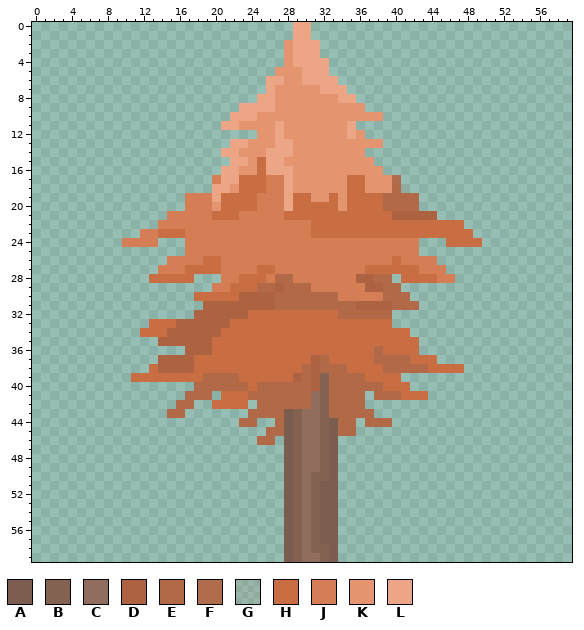
A pixel-art sprite gets an edit: web/resources/images/tree2_large.png. The first picture shows the starting point.
The file is 60x60 pixels. Pixels under 10% opacity are left out. Colours within 5 levels of each other are drawn and written as one.
Palette (. is transparent): A #7b5d4f  B #846251  C #906d5c  D #ad6341  E #b26947  F #b26947f5  G #b269471a  H #c96d42  J #d57e55  K #e4946f  L #eda685
Now the later version:
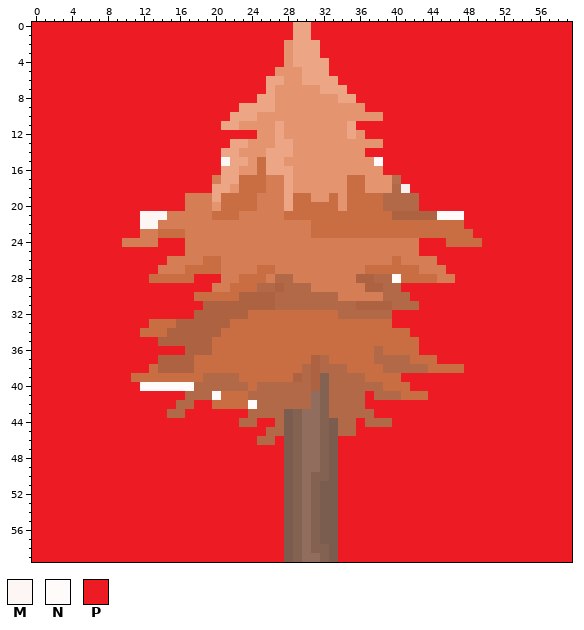
Colours new in this view: M #fcf6f4  N #fefbfa  P #ed1c24
From old to new:
colour F: #b26947f5 -> #b56f4e
colour G: #b269471a -> #f7f0ec
Changed rows in their new state; - is a pixel that keeps its letter.
first column x 0:
 0 PPPPPPPPPPPPPPPPPPPPPPPPPPPPP--PPPPPPPPPPPPPPPPPPPPPPPPPPPPP
 1 PPPPPPPPPPPPPPPPPPPPPPPPPPPPP--PPPPPPPPPPPPPPPPPPPPPPPPPPPPP
 2 PPPPPPPPPPPPPPPPPPPPPPPPPPPP----PPPPPPPPPPPPPPPPPPPPPPPPPPPP
 3 PPPPPPPPPPPPPPPPPPPPPPPPPPPP----PPPPPPPPPPPPPPPPPPPPPPPPPPPP
 4 PPPPPPPPPPPPPPPPPPPPPPPPPPPP-----PPPPPPPPPPPPPPPPPPPPPPPPPPP
 5 PPPPPPPPPPPPPPPPPPPPPPPPPPP------PPPPPPPPPPPPPPPPPPPPPPPPPPP
 6 PPPPPPPPPPPPPPPPPPPPPPPPPP--------PPPPPPPPPPPPPPPPPPPPPPPPPP
 7 PPPPPPPPPPPPPPPPPPPPPPPPPP---------PPPPPPPPPPPPPPPPPPPPPPPPP
 8 PPPPPPPPPPPPPPPPPPPPPPPPP-----------PPPPPPPPPPPPPPPPPPPPPPPP
 9 PPPPPPPPPPPPPPPPPPPPPPP--------------PPPPPPPPPPPPPPPPPPPPPPP
10 PPPPPPPPPPPPPPPPPPPPPP-----------------PPPPPPPPPPPPPPPPPPPPP
11 PPPPPPPPPPPPPPPPPPPPP---------------PPPPPPPPPPPPPPPPPPPPPPPP
12 PPPPPPPPPPPPPPPPPPPPPPPPP------------PPPPPPPPPPPPPPPPPPPPPPP
13 PPPPPPPPPPPPPPPPPPPPPP-----------------PPPPPPPPPPPPPPPPPPPPP
14 PPPPPPPPPPPPPPPPPPPPP----------------PPPPPPPPPPPPPPPPPPPPPPP
15 PPPPPPPPPPPPPPPPPPPPPM----------------NPPPPPPPPPPPPPPPPPPPPP
16 PPPPPPPPPPPPPPPPPPPPP------------------PPPPPPPPPPPPPPPPPPPPP
17 PPPPPPPPPPPPPPPPPPPP---------------------PPPPPPPPPPPPPPPPPPP
18 PPPPPPPPPPPPPPPPPPPP----------------------PPPPPPPPPPPPPPPPPP
19 PPPPPPPPPPPPPPPPP--------------------------PPPPPPPPPPPPPPPPP
20 PPPPPPPPPPPPPPPPP--------------------------PPPPPPPPPPPPPPPPP
21 PPPPPPPPPPPPMMM------------------------------NNNPPPPPPPPPPPP
22 PPPPPPPPPPPPMM----------------------------------PPPPPPPPPPPP
23 PPPPPPPPPPPP-------------------------------------PPPPPPPPPPP
24 PPPPPPPPPP----PPP--------------------------PPP----PPPPPPPPPP
25 PPPPPPPPPPPPPPPPP--------------------------PPPPPPPPPPPPPPPPP
26 PPPPPPPPPPPPPPP------------------------------PPPPPPPPPPPPPPP
27 PPPPPPPPPPPPPP--------------------------------PPPPPPPPPPPPPP
28 PPPPPPPPPPPPP-----PPP-------------------N------PPPPPPPPPPPPP
29 PPPPPPPPPPPPPPPPPPPP---------------------PPPPPPPPPPPPPPPPPPP
30 PPPPPPPPPPPPPPPPPP------------------------PPPPPPPPPPPPPPPPPP
31 PPPPPPPPPPPPPPPPPPP------------------------PPPPPPPPPPPPPPPPP
32 PPPPPPPPPPPPPPPPPP----------------------PPPPPPPPPPPPPPPPPPPP
33 PPPPPPPPPPPPP---------------------------PPPPPPPPPPPPPPPPPPPP
34 PPPPPPPPPPPP------------------------------PPPPPPPPPPPPPPPPPP
35 PPPPPPPPPPPPPP-----------------------------PPPPPPPPPPPPPPPPP
36 PPPPPPPPPPPPPPPPP--------------------------PPPPPPPPPPPPPPPPP
37 PPPPPPPPPPPPPP-------------------------------PPPPPPPPPPPPPPP
38 PPPPPPPPPPPPP-----------------------------------PPPPPPPPPPPP
39 PPPPPPPPPPP------------------------------PPPPPPPPPPPPPPPPPPP
40 PPPPPPPPPPPPNNNNNN------------------------PPPPPPPPPPPPPPPPPP
41 PPPPPPPPPPPPPPPPP---N----------------P------PPPPPPPPPPPPPPPP
42 PPPPPPPPPPPPPPPP--PP----N------------PPPPPPPPPPPPPPPPPPPPPPP
43 PPPPPPPPPPPPPPP--PPPPPPP--------------PPPPPPPPPPPPPPPPPPPPPP
44 PPPPPPPPPPPPPPPPPPPPPPP--PP---------P---PPPPPPPPPPPPPPPPPPPP
45 PPPPPPPPPPPPPPPPPPPPPPPPPP----------PPPPPPPPPPPPPPPPPPPPPPPP
46 PPPPPPPPPPPPPPPPPPPPPPPPP--P------PPPPPPPPPPPPPPPPPPPPPPPPPP
47 PPPPPPPPPPPPPPPPPPPPPPPPPPPP------PPPPPPPPPPPPPPPPPPPPPPPPPP
48 PPPPPPPPPPPPPPPPPPPPPPPPPPPP------PPPPPPPPPPPPPPPPPPPPPPPPPP
49 PPPPPPPPPPPPPPPPPPPPPPPPPPPP------PPPPPPPPPPPPPPPPPPPPPPPPPP
50 PPPPPPPPPPPPPPPPPPPPPPPPPPPP------PPPPPPPPPPPPPPPPPPPPPPPPPP
51 PPPPPPPPPPPPPPPPPPPPPPPPPPPP------PPPPPPPPPPPPPPPPPPPPPPPPPP
52 PPPPPPPPPPPPPPPPPPPPPPPPPPPP------PPPPPPPPPPPPPPPPPPPPPPPPPP
53 PPPPPPPPPPPPPPPPPPPPPPPPPPPP------PPPPPPPPPPPPPPPPPPPPPPPPPP
54 PPPPPPPPPPPPPPPPPPPPPPPPPPPP------PPPPPPPPPPPPPPPPPPPPPPPPPP
55 PPPPPPPPPPPPPPPPPPPPPPPPPPPP------PPPPPPPPPPPPPPPPPPPPPPPPPP
56 PPPPPPPPPPPPPPPPPPPPPPPPPPPP------PPPPPPPPPPPPPPPPPPPPPPPPPP
57 PPPPPPPPPPPPPPPPPPPPPPPPPPPP------PPPPPPPPPPPPPPPPPPPPPPPPPP
58 PPPPPPPPPPPPPPPPPPPPPPPPPPPP------PPPPPPPPPPPPPPPPPPPPPPPPPP
59 PPPPPPPPPPPPPPPPPPPPPPPPPPPP------PPPPPPPPPPPPPPPPPPPPPPPPPP
Pixel boxes of the changes (left, top, right, bottom) in both pictures:
changed: (32, 22, 572, 562)
